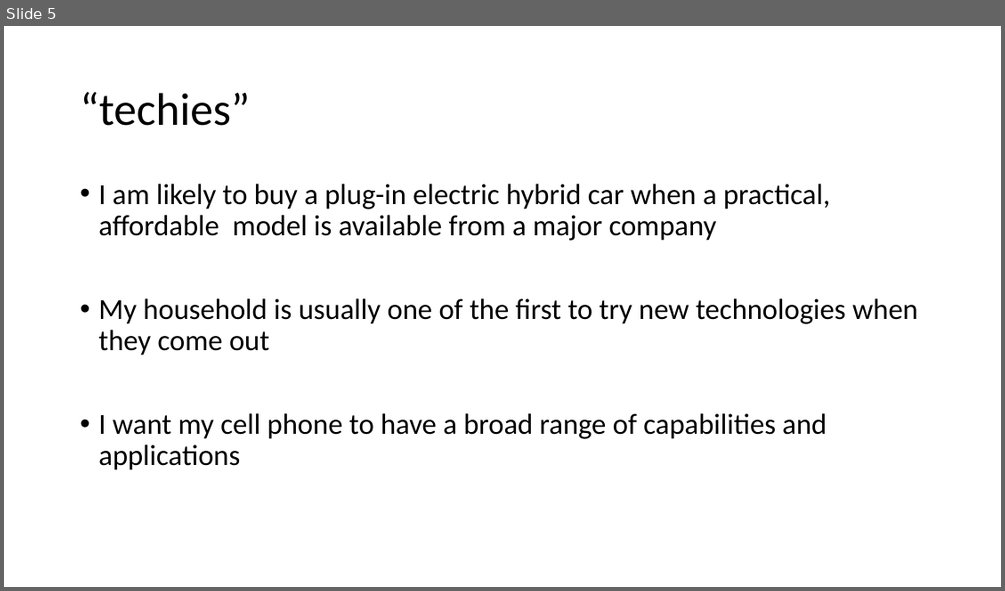
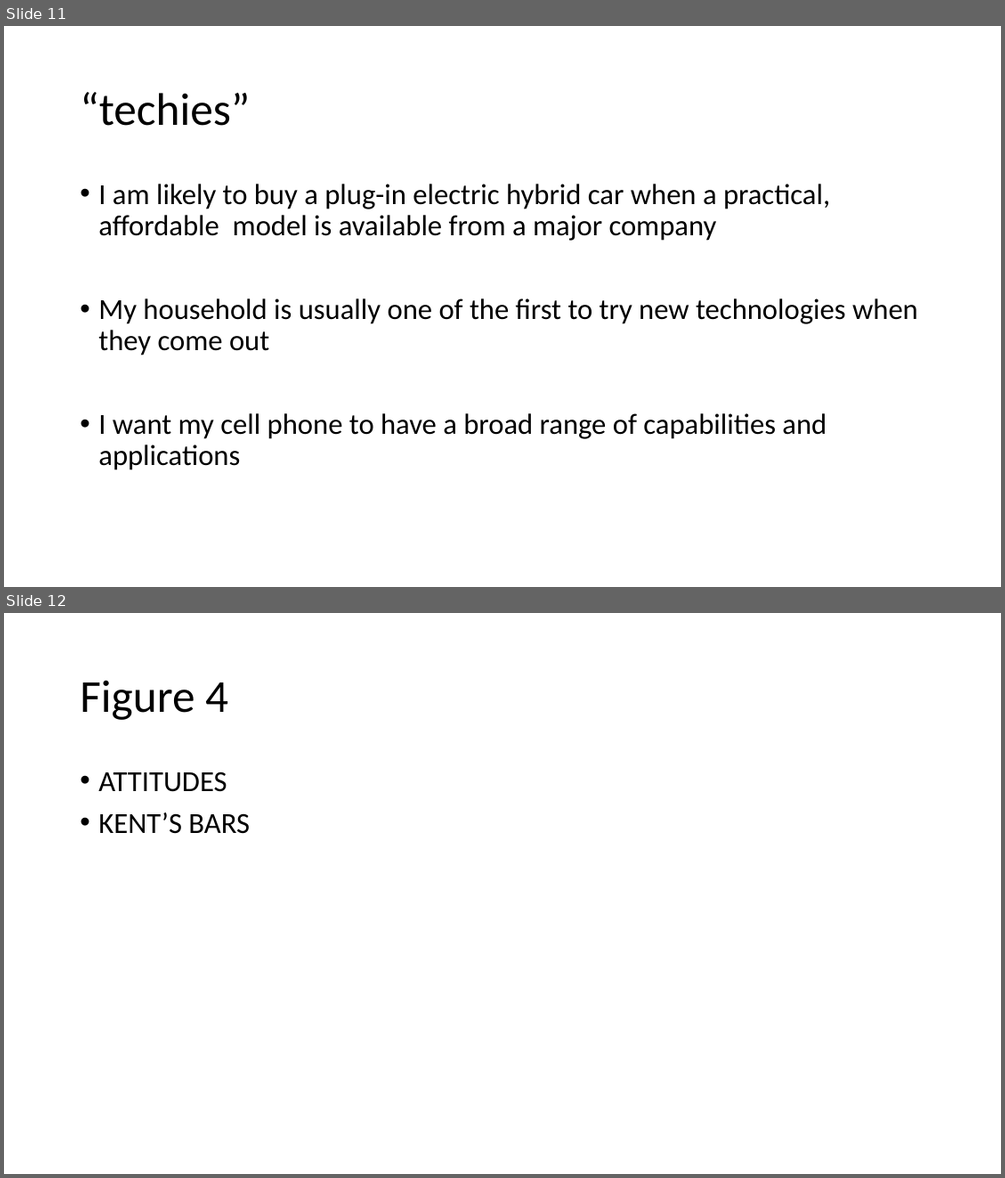
Before and after one commit to evanej/project-1, a slide deck: PPT Draft.pptx. Shown one above the other, each under a label of ours: slide 5 before the commit, slides 11 and 12 after it. The pictures are 1005x591 and 1005x1178 pixels, drawn with LibreOffice and Linux fonts; fonts in the diff are those of the drawing. Boxes give left, top, right and bottom in pixels: in the first picture for what was removed or moved away, otherwise in the second. Text is boxed around its words. In the diff, an @@ line names an element or a change of style, - is before the commit and + after.

```diff
--- a/PPT Draft.pptx
+++ b/PPT Draft.pptx
@@ slide 12 added at bbox=[4, 613, 1001, 1174], background #FFFFFF @@
@@ title added at bbox=[80, 680, 228, 720], 44 pt, text #000000 @@
+Figure 4
@@ text added at bbox=[98, 771, 250, 834], 28 pt, text #000000 @@
+• ATTITUDES
+• KENT’S BARS
@@ what was slide 5 is now slide 11 @@
```
Also in this commit, not shown: 12 other slides added.
